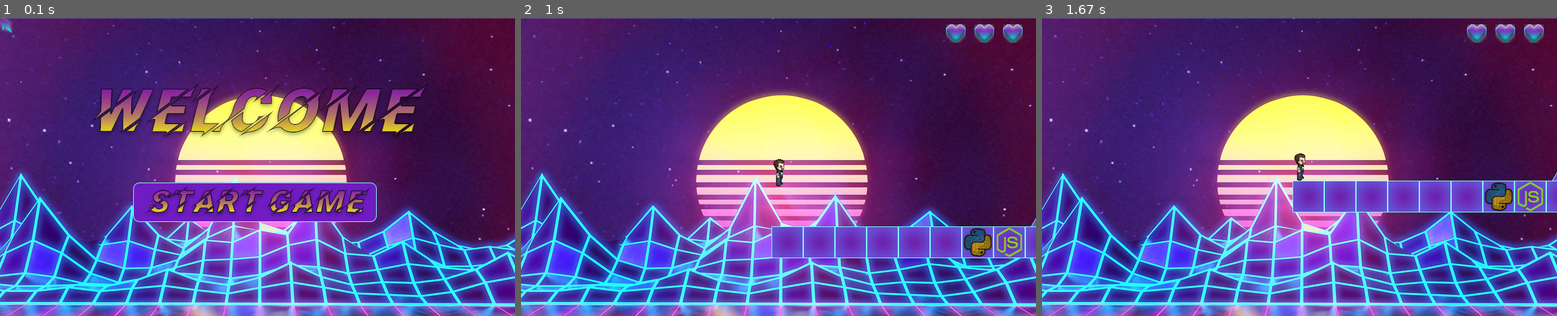
Above: before the commit, frames 1-3 (left to right).
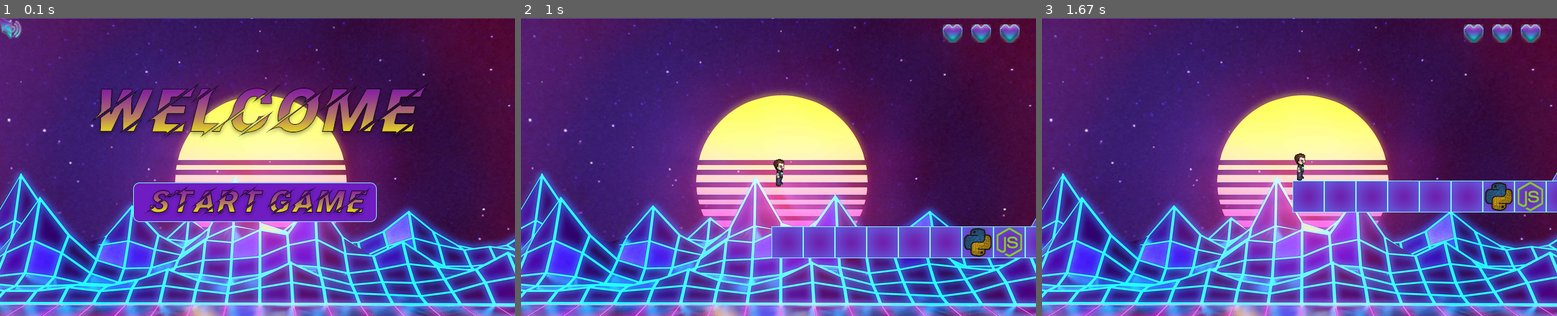
Above: after the commit, the same moments.

Repository: ftelnov/PyGameProject
Game: pygame game, started from main.pyw
Two runs of this game, one before a commit and one after it. Both use one fixed random seed, a clock stepped at 60 frames per second and the inputs below.
Inputs (mouse positions are in pixels of both pictures, inside the frame that each line leads up to):
- Up to frame 1 (0.1 s): no input
- Up to frame 2 (1 s): press the mouse at (773, 202) at 0.37 s; move the mouse to (768, 143) at 0.47 s; release the mouse at (757, 86) at 0.6 s; tap Space at 0.67 s
- Up to frame 3 (1.67 s): no input

The runs differ from the first frame. In frame 1, 0.1% of the frame differs, in the area x 0-5%, y 0-8%; in frame 2, 0.5%, in the area x 81-98%, y 2-9%; in frame 3, 0.5%.

Commit message:
Добавил регулирование звука с помощью иконки в правом верхнем углу

Diff:
--- a/Constants.py
+++ b/Constants.py
@@ -54,6 +54,11 @@
     'continue-game': load_image('buttons/continue_game_button.png'),
 }
 
+SONG_IMAGES = {
+    True: pygame.transform.scale(load_image('blocks/song-on.png'), (35, 35)),
+    False: pygame.transform.scale(load_image('blocks/song-off.png'), (35, 35))
+}
+
 # размеры поля
 SIZE = WIDTH, HEIGHT = 812, 469
 
--- a/data/levels/level6.txt
+++ b/data/levels/level6.txt
@@ -4,12 +4,12 @@
 
 
 
-                                                                 +++++++++JSSS#J    F
+                                                                +++++++++JSSS#J   F
 
-                                                            +++J
-                            #J       !
-                                    ##J              +++J
-                                            +++J
+                                                         +++J
+                            #J      !
+                                   ##J             +++J
+                                           +++J
                  !        J
                  #SJ######
                 J                                                 F
--- /dev/null
+++ b/data/levels/level7.txt
@@ -0,0 +1,13 @@
+
+
+
+@         #CCC++++++++++J F
+S        #
+S       #
+S  ###J
+S
+S  ####F
+S  !
+S  #
+!
+C###F
--- a/main.py
+++ b/main.pyw
@@ -29,6 +29,9 @@
 #  кол-во жизней
 life = LIFE_COUNT
 
+#  флаг проигрывания музыки
+song = True
+
 clock = pygame.time.Clock()  # контроль времени в pygame
 levels = get_levels()  # получили все уровни
 level_index = 0  # переменная, показывающая, на каком уровне мы сейчас находимся
@@ -42,12 +45,14 @@
 
 # начальная заставка
 def start_screen():
-    global level_index
-    level_index = 0
+    global level_index, song
+    level_index = 0  # текущий уровень
     fon = pygame.transform.scale(FON, (WIDTH, HEIGHT))  # фон заставки
     buttons_group = pygame.sprite.Group()
     start_game_button = Button(buttons_group, 200, 250, BUTTON_IMAGES['start-game'])
 
+    song_button = SONG_IMAGES[song]
+
     start_running = True  # флаг заставки
 
     while start_running:  # основной цикл заставки
@@ -57,10 +62,20 @@
             elif event.type == pygame.MOUSEBUTTONDOWN:
                 if start_game_button.rect.collidepoint(event.pos):
                     start_running = False
-            elif event.type == pygame.MOUSEMOTION:
-                cursor.rect.x = event.pos[0]
-                cursor.rect.y = event.pos[1]
+                if song_button.get_rect().collidepoint(event.pos):
+                    song = not song
+                    if song:
+                        pygame.mixer.music.play(-1, 0.0)
+                    else:
+                        pygame.mixer.music.stop()
+
+            elif event.type == pygame.MOUSEMOTION:
+                cursor.rect.x = event.pos[0]
+                cursor.rect.y = event.pos[1]
+
+        song_button = SONG_IMAGES[song]
         screen.blit(fon, (0, 0))  # грузим фон
+        screen.blit(song_button, (0, 0))
         buttons_group.draw(screen)
         if pygame.mouse.get_focused():
             cursor_group.draw(screen)
@@ -90,7 +105,7 @@
 
     # Устанавливаем группу сердец
     heart_group = pygame.sprite.Group()
-    for pos in range(670, 670 + 45 * life, 45):
+    for pos in range(800 - 45 * life, 800, 45):
         Life(heart_group, pos, 10)
 
     for sprite in tiles_group:  # восстанавливаем все спрайты
@@ -112,6 +127,7 @@
             elif event.type == pygame.MOUSEMOTION:
                 cursor.rect.x = event.pos[0]
                 cursor.rect.y = event.pos[1]
+
         screen.blit(FON_WITHOUT_BUTTONS, (0, 0))
 
         # обновляем положение камеры и всех спрайтов
Binary file added: data/png/blocks/music.png
Binary file added: data/png/blocks/song-off.png
Binary file added: data/png/blocks/song-on.png
Not shown, added: data/psd/song-off.psd
Not shown, added: data/psd/song-on.psd
